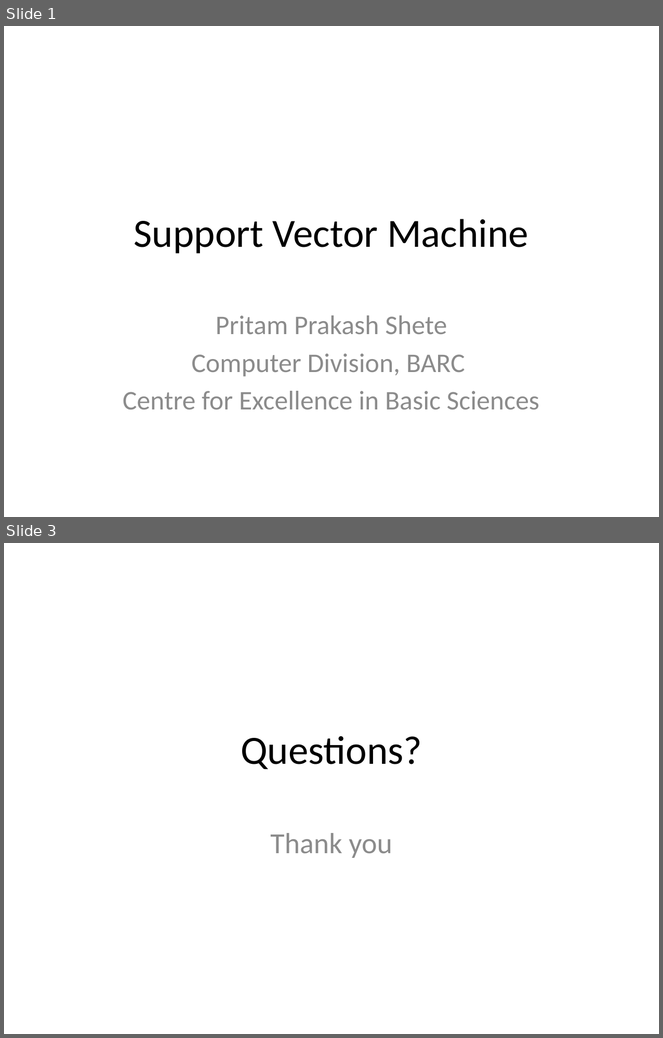
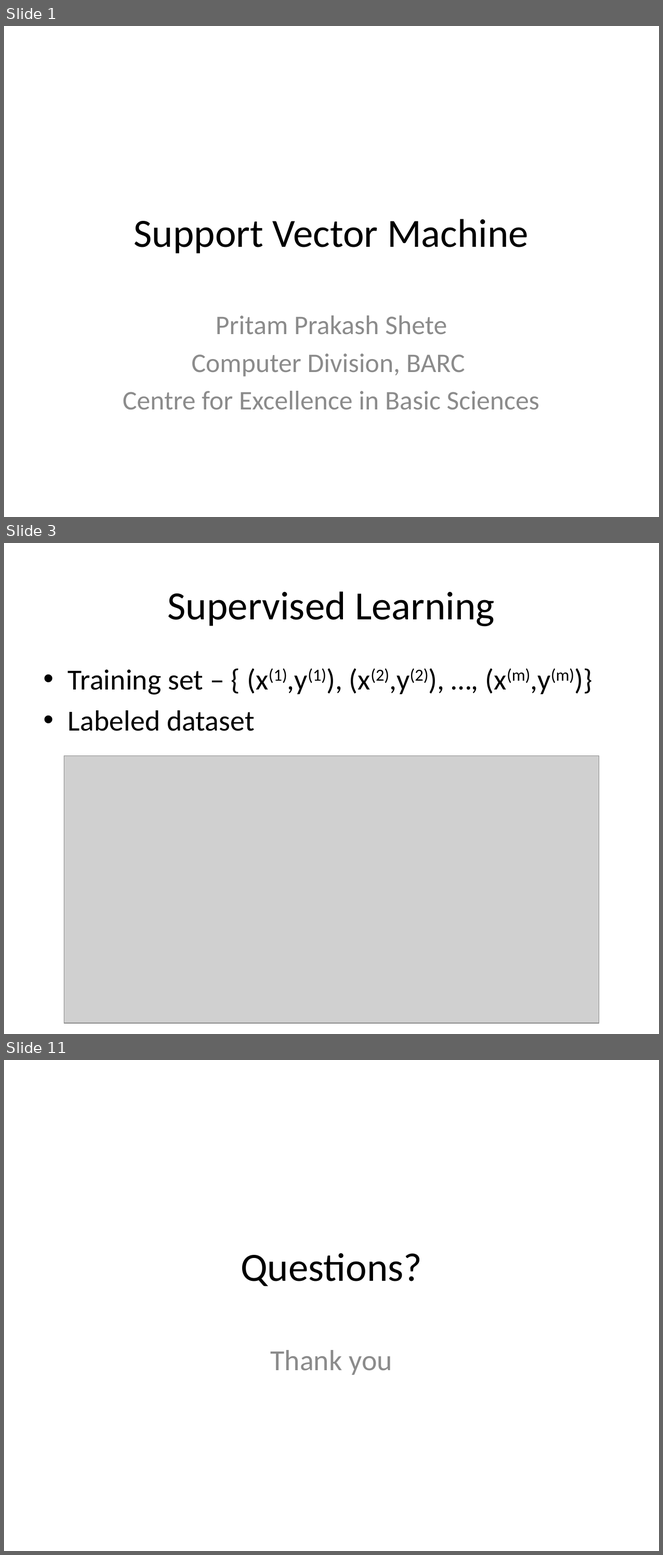
Before and after one commit to look4pritam/ArtificialIntelligence, a slide deck: MachineLearning/SupportVectorMachine/SupportVectorMachine.pptx. Shown one above the other, each under a label of ours: slides 1 and 3 before the commit, slides 1, 3 and 11 after it; the slides between them are not shown. The pictures are 663x1038 and 663x1555 pixels, drawn with LibreOffice and Linux fonts; fonts in the diff are those of the drawing; grey boxes stand for pictures. Boxes give left, top, right and bottom in pixels: in the first picture for what was removed or moved away, otherwise in the second. Text is boxed around its words. In the diff, an @@ line names an element or a change of style, - is before the commit and + after.

```diff
--- a/MachineLearning/SupportVectorMachine/SupportVectorMachine.pptx
+++ b/MachineLearning/SupportVectorMachine/SupportVectorMachine.pptx
@@ slide 3 added at (4,543,659,1034), background #FFFFFF @@
@@ title added at (168,591,495,627), 44 pt, text #000000 @@
+Supervised Learning
@@ text added at (68,668,574,731), 32 pt, text #000000 @@
+• Training set – { (x(1),y(1)), (x(2),y(2)), …, (x(m),y(m))}
+• Labeled dataset
@@ picture added at (64,756,599,1023) @@
@@ text added at (4,1010,135,1034), 16 pt, text #FF0000, bold @@
+Image ack – Google
@@ what was slide 3 is now slide 11 @@
```
Also in this commit, not shown: 8 other slides added, 1 slide removed.
